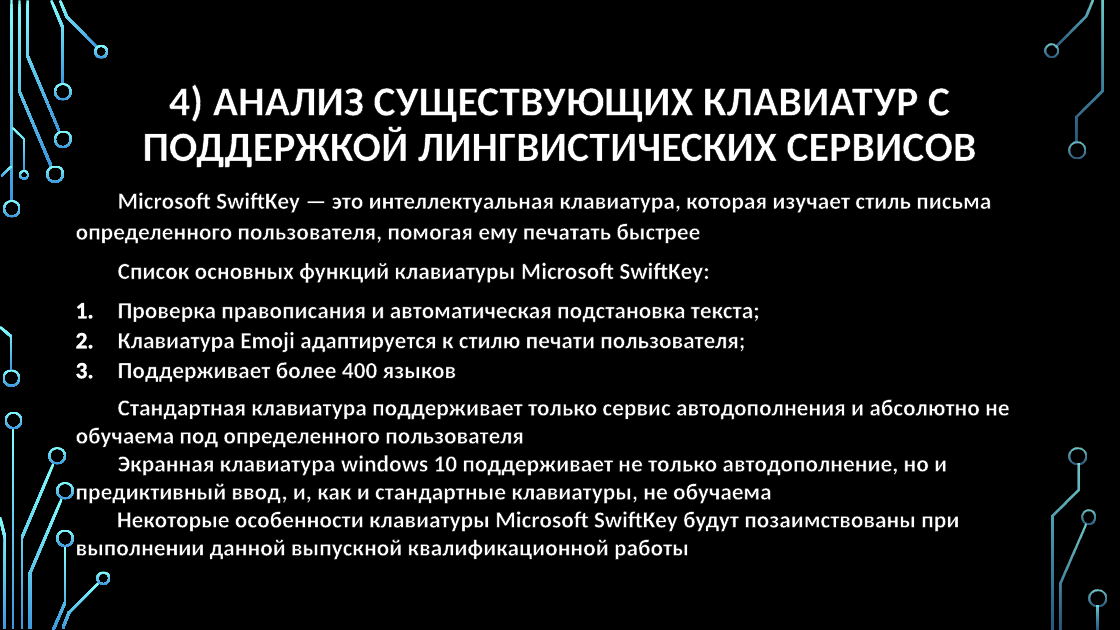
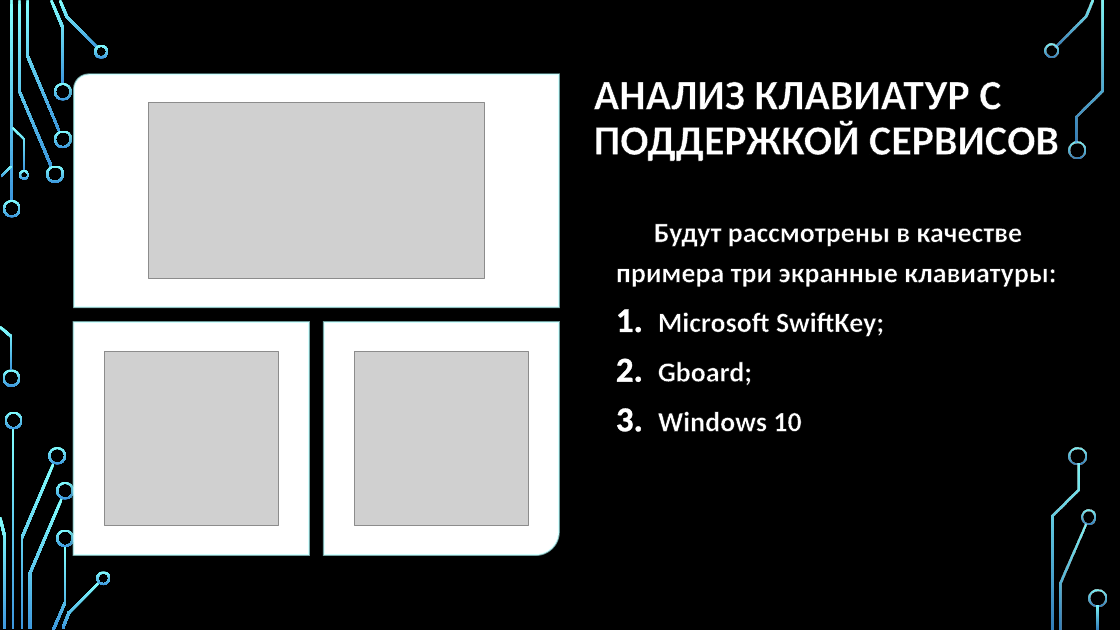
Before and after one commit to Ruslan-Far/docs-graduate-work, a slide deck: slide 4 of Фархетдинов - Презентация по ВКР.pptx. Drawn at 1120x630 pixels with LibreOffice and Linux fonts; fonts in the diff are those of the drawing; grey boxes stand for pictures; background and template pictures are left out. Boxes give left, top, right and bottom in pixels: in the first picture for what was removed or moved away, otherwise in the second. Text is boxed around its words. In the diff, an @@ line names an element or a change of style, - is before the commit and + after.

```diff
--- a/Фархетдинов - Презентация по ВКР.pptx
+++ b/Фархетдинов - Презентация по ВКР.pptx
@@ round rect added at (74, 74, 559, 307), fill #FFFFFF, outline #B4FFFF 1.5 pt @@
@@ title at (594, 82, 1059, 161): text changed @@
-4) АНАЛИЗ СУЩЕСТВУЮЩИХ КЛАВИАТУР С ПОДДЕРЖКОЙ ЛИНГВИСТИЧЕСКИХ СЕРВИСОВ
+АНАЛИЗ КЛАВИАТУР С ПОДДЕРЖКОЙ СЕРВИСОВ
@@ picture added at (149, 103, 484, 278) @@
@@ text at (616, 224, 1056, 432): text changed; size 20 to 24 pt @@
-Microsoft SwiftKey — это интеллектуальная клавиатура, которая изучает стиль письма определенного пользователя, помогая ему печатать быстрее
-Список основных функций клавиатуры Microsoft SwiftKey:
-1. Проверка правописания и автоматическая подстановка текста;
-2. Клавиатура Emoji адаптируется к стилю печати пользователя;
-3. Поддерживает более 400 языков
-Стандартная клавиатура поддерживает только сервис автодополнения и абсолютно не обучаема под определенного пользователя
-Экранная клавиатура windows 10 поддерживает не только автодополнение, но и предиктивный ввод, и, как и стандартные клавиатуры, не обучаема
-Некоторые особенности клавиатуры Microsoft SwiftKey будут позаимствованы при выполнении данной выпускной квалификационной работы
+Будут рассмотрены в качестве примера три экранные клавиатуры:
+1. Microsoft SwiftKey;
+2. Gboard;
+3. Windows 10
@@ round diag rect added at (73, 322, 309, 555), fill #FFFFFF, outline #B4FFFF 1.5 pt @@
@@ round rect added at (324, 322, 560, 555), fill #FFFFFF, outline #B4FFFF 1.5 pt @@
@@ picture added at (104, 352, 278, 526) @@
@@ picture added at (355, 352, 528, 526) @@
@@ group added at (54, 0, 1107, 629): 13 freeform shapes, 1 rectangle @@
```
Also in this commit, not shown: 4 other slides changed, 1 other file.
